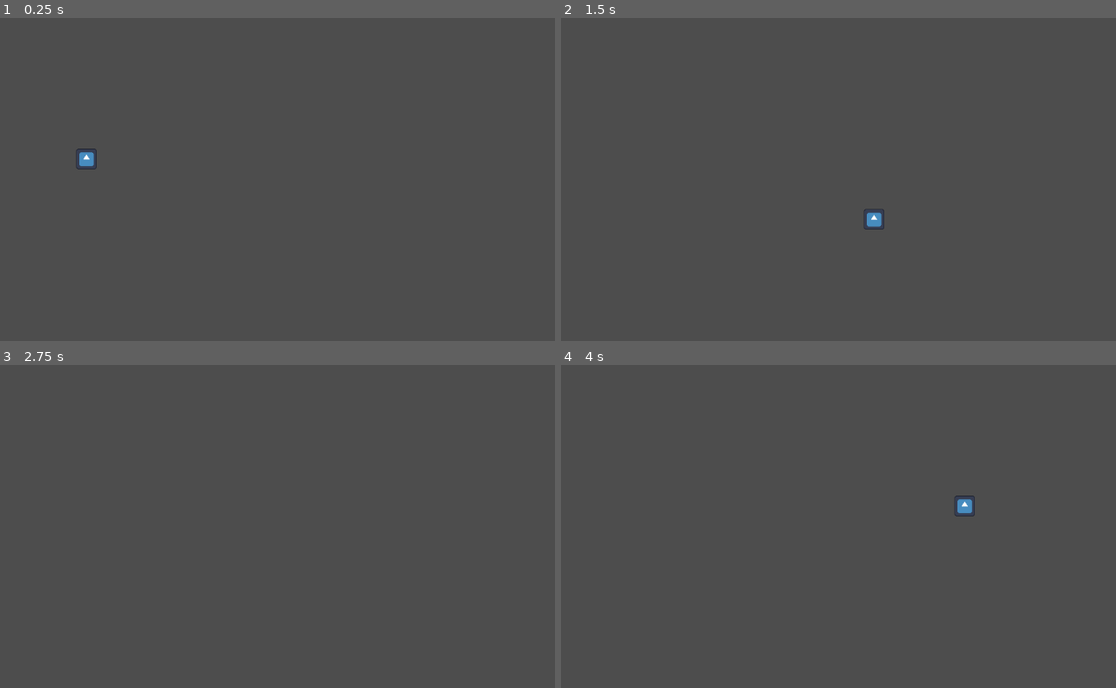
Above: before the commit, frames 1-4 (two rows, left to right).
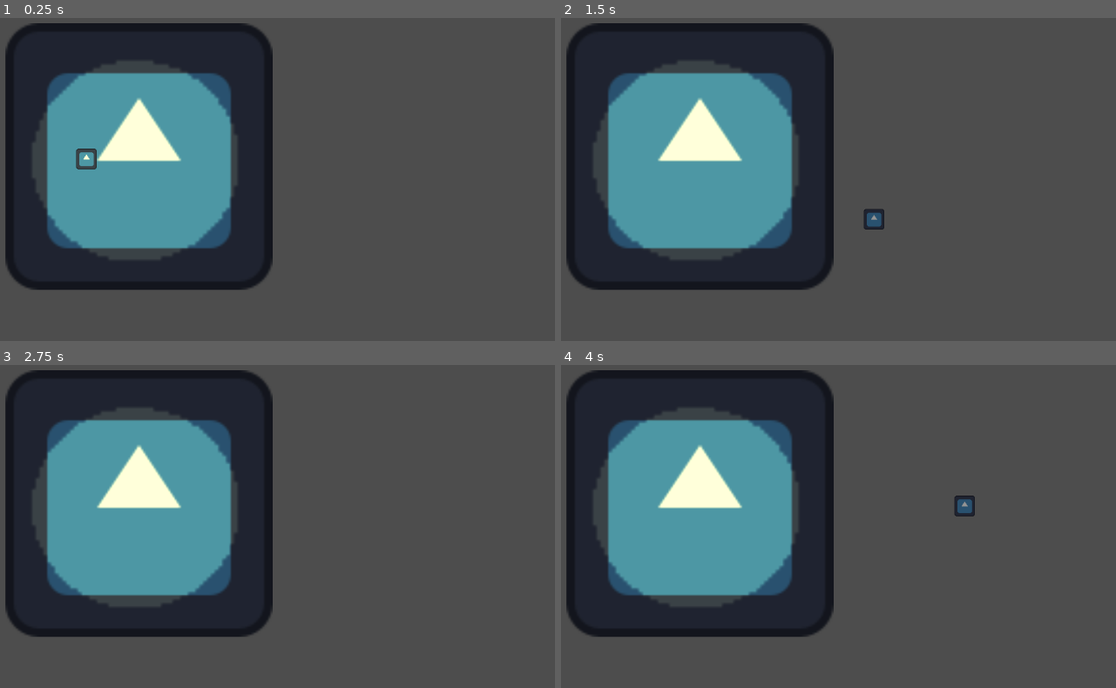
Above: after the commit, the same moments.

Repository: Tigeagle2/Team_Two_Game_Group_C
Game: Godot game, scene res://Scenes/main_scene.tscn
Two runs of this game, one before a commit and one after it. Both use one fixed random seed, a clock stepped at 60 frames per second and the inputs below. The engine's default icon, where the game draws it, is replaced by a stand-in: a white triangle on a blue panel in a dark square.
Inputs:
- Up to frame 1 (0.25 s): no input
- Up to frame 2 (1.5 s): tap Enter at 0.5 s; hold D (east) 0.53-1.28 s; hold S (south) from 1.28 s (still down)
- Up to frame 3 (2.75 s): release S (south) at 2.03 s; hold D (east) from 2.03 s (still down)
- Up to frame 4 (4 s): tap Space at 2.75 s; release D (east) at 2.78 s; hold W (north) 2.78-3.53 s; hold A (west) from 3.53 s (still down)

The runs differ from the first frame. In frame 1, 38% of the frame differs, in the area x 0-50%, y 1-85%; in frame 2, 38%, in the area x 0-59%, y 1-85%; in frame 3, 38%; in frame 4, 38%.

Commit message:
Did some work on lighting
meant to be a nightime city

Diff:
--- a/Scenes/main_scene.tscn
+++ b/Scenes/main_scene.tscn
@@ -1,8 +1,25 @@
-[gd_scene load_steps=2 format=3 uid="uid://161xxu7uhjsu"]
+[gd_scene load_steps=4 format=3 uid="uid://161xxu7uhjsu"]
 
 [ext_resource type="PackedScene" uid="uid://dc1txiasyibnc" path="res://Scenes/player.tscn" id="1_52fb6"]
+[ext_resource type="PackedScene" uid="uid://cd3cj8nuheov4" path="res://Scenes/street_light.tscn" id="2_6l7je"]
+[ext_resource type="Texture2D" uid="uid://dq24f4vvwt26g" path="res://Assets/icon.svg" id="3_jv6wh"]
 
 [node name="main_scene" type="Node2D"]
 
+[node name="streetlights" type="Node2D" parent="."]
+metadata/_edit_lock_ = true
+
+[node name="street_light" parent="streetlights" instance=ExtResource("2_6l7je")]
+position = Vector2(405, 312)
+
+[node name="temp_icon" type="Sprite2D" parent="."]
+position = Vector2(393, 312.00003)
+scale = Vector2(3.453125, 3.453125)
+texture = ExtResource("3_jv6wh")
+
 [node name="player" parent="." instance=ExtResource("1_52fb6")]
 position = Vector2(306, 316)
+
+[node name="CanvasModulate" type="CanvasModulate" parent="."]
+position = Vector2(429, 308)
+color = Color(0.58103293, 0.581033, 0.58103275, 1)
--- /dev/null
+++ b/Scenes/street_light.tscn
@@ -0,0 +1,19 @@
+[gd_scene load_steps=3 format=3 uid="uid://cd3cj8nuheov4"]
+
+[sub_resource type="Gradient" id="Gradient_jxu3s"]
+interpolation_mode = 1
+colors = PackedColorArray(0.9428228, 0.94282264, 0.94282264, 1, 0.21209751, 0.21209751, 0.21209751, 0)
+
+[sub_resource type="GradientTexture2D" id="GradientTexture2D_gb51c"]
+gradient = SubResource("Gradient_jxu3s")
+width = 66
+height = 66
+fill = 1
+fill_from = Vector2(0.45794392, 0.5186916)
+fill_to = Vector2(0.1635514, 0.22167055)
+
+[node name="street_light" type="PointLight2D"]
+scale = Vector2(6.340199, 6.1562495)
+color = Color(1, 1, 0.5516501, 1)
+energy = 0.53
+texture = SubResource("GradientTexture2D_gb51c")
